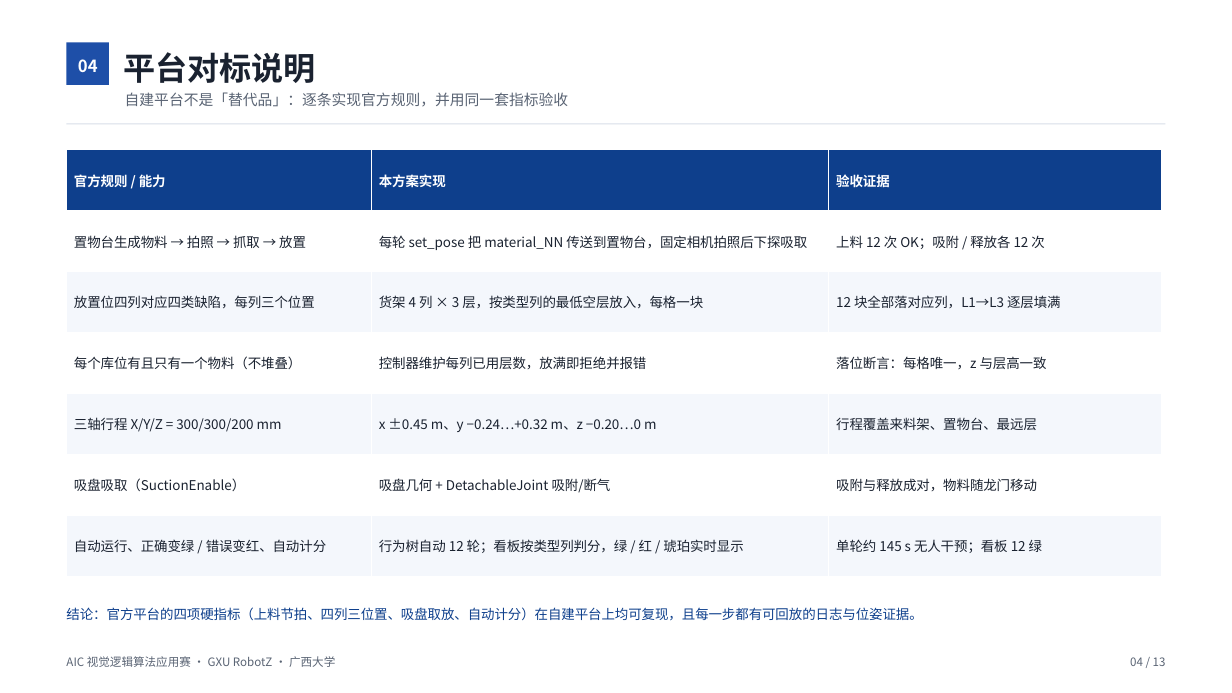
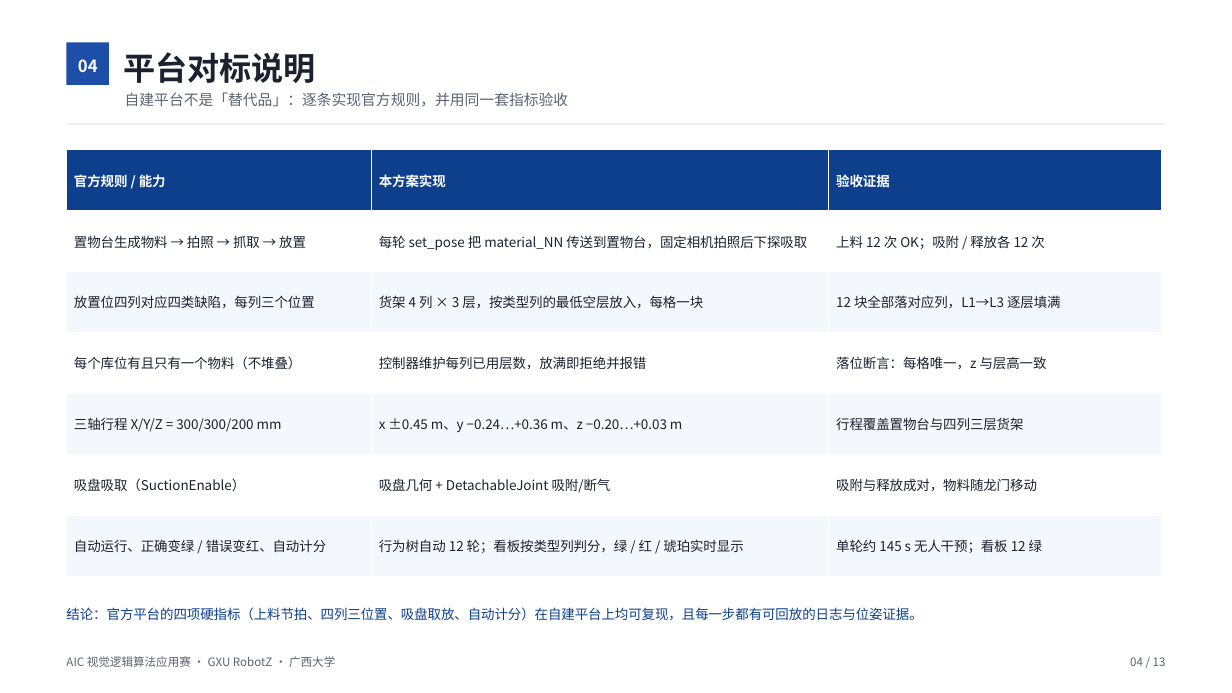
Before and after one commit to NileuyGneHz/AIC_cv-dev, a slide deck: slide 4 of docs/competition/AIC视觉分拣技术文档/AIC视觉分拣技术文档.pptx. Drawn at 1232x693 pixels with LibreOffice and Linux fonts; fonts in the diff are those of the drawing. Boxes give left, top, right and bottom in pixels: in the first picture for what was removed or moved away, otherwise in the second. Text is boxed around its words. In the diff, an @@ line names an element or a change of style, - is before the commit and + after.

Commit message:
docs(competition): 场景图改 M5 双联（俯视+侧视），PPT 文案去掉来料架口径
gen_scene_map.py 重写：不再画已删除的来料架 3x4，改为双联图 ——\n俯视（导轨沿 X / 横梁沿 Y 指向货架 / 行程框）+ 侧视（三层立面、\n横梁 z=0.545 在相机 0.366 之上、吸盘停靠位与放置位）；\n行程/层高/置物台坐标全部从 sim_layout.yaml 与 model.sdf 读取。\n\nPPT 第 4/5/11 页：三轴行程表改 x±0.45 / y−0.24…+0.36 / z−0.20…+0.03，\n「上料位」改「生成物料（底板下停料区）」，货架说明改垂直立面 +\n「前出→平推→落座」，全文不再出现「来料架」；pptx/pdf 重建并目检。

```diff
--- a/docs/competition/AIC视觉分拣技术文档/AIC视觉分拣技术文档.pptx
+++ b/docs/competition/AIC视觉分拣技术文档/AIC视觉分拣技术文档.pptx
@@ table at bbox=[67, 150, 1162, 577] @@
-row 5, column 2: x ±0.45 m、y −0.24…+0.32 m、z −0.20…0 m
+row 5, column 2: x ±0.45 m、y −0.24…+0.36 m、z −0.20…+0.03 m
-row 5, column 3: 行程覆盖来料架、置物台、最远层
+row 5, column 3: 行程覆盖置物台与四列三层货架
```
Also in this commit, not shown: 3 other slides changed, 5 other files.
